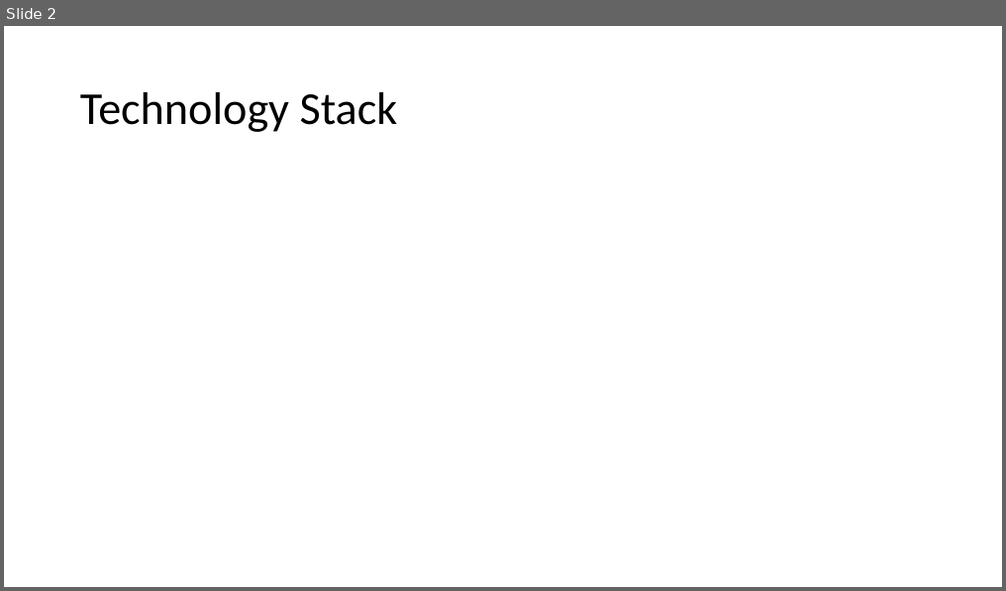
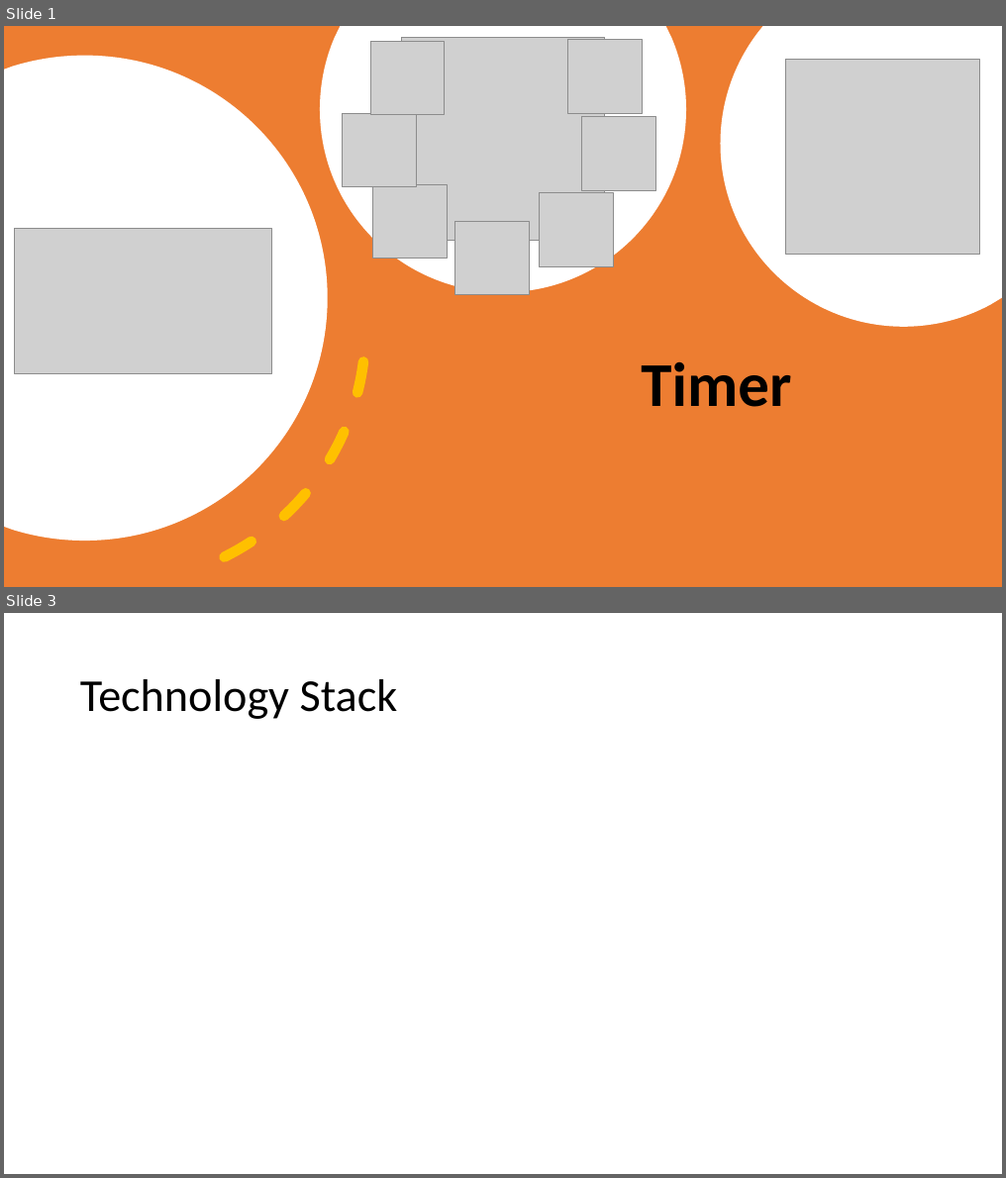
Before and after one commit to hnformentin/gathering-demeter, a slide deck: documents/Presentation.pptx. Shown one above the other, each under a label of ours: slide 2 before the commit, slides 1 and 3 after it; the slides between them are not shown. The pictures are 1006x591 and 1006x1178 pixels, drawn with LibreOffice and Linux fonts; fonts in the diff are those of the drawing; grey boxes stand for pictures. Boxes give left, top, right and bottom in pixels: in the first picture for what was removed or moved away, otherwise in the second. Text is boxed around its words. In the diff, an @@ line names an element or a change of style, - is before the commit and + after.

Commit message:
Update pitch and demo slide + add extension to image .PNG

```diff
--- a/documents/Presentation.pptx
+++ b/documents/Presentation.pptx
@@ slide 1 added at (4,26,1002,587), background #FFFFFF @@
@@ rectangle added at (4,26,1002,587), fill #ED7D31 @@
@@ freeform shape added at (4,55,328,541), fill #FFFFFF @@
@@ arc (boxed as its full ellipse) added at (4,26,466,587), outline #FFC000 10 pt dashed @@
@@ freeform shape added at (320,26,686,292), fill #FFFFFF @@
@@ picture added at (371,41,445,114) @@
@@ picture added at (402,37,605,241) @@
@@ picture added at (567,40,642,113) @@
@@ freeform shape added at (721,26,1002,327), fill #FFFFFF @@
@@ picture added at (785,60,980,255) @@
@@ picture added at (343,113,416,187) @@
@@ picture added at (582,116,655,190) @@
@@ picture added at (373,184,447,258) @@
@@ picture added at (540,193,613,267) @@
@@ picture added at (14,229,271,374) @@
@@ picture added at (455,221,529,294) @@
@@ title added at (641,363,791,407), 60 pt, text #000000, bold @@
+Timer
@@ what was slide 2 is now slide 3 @@
```
Also in this commit, not shown: 1 other slide added, 1 slide removed, 1 other file.
